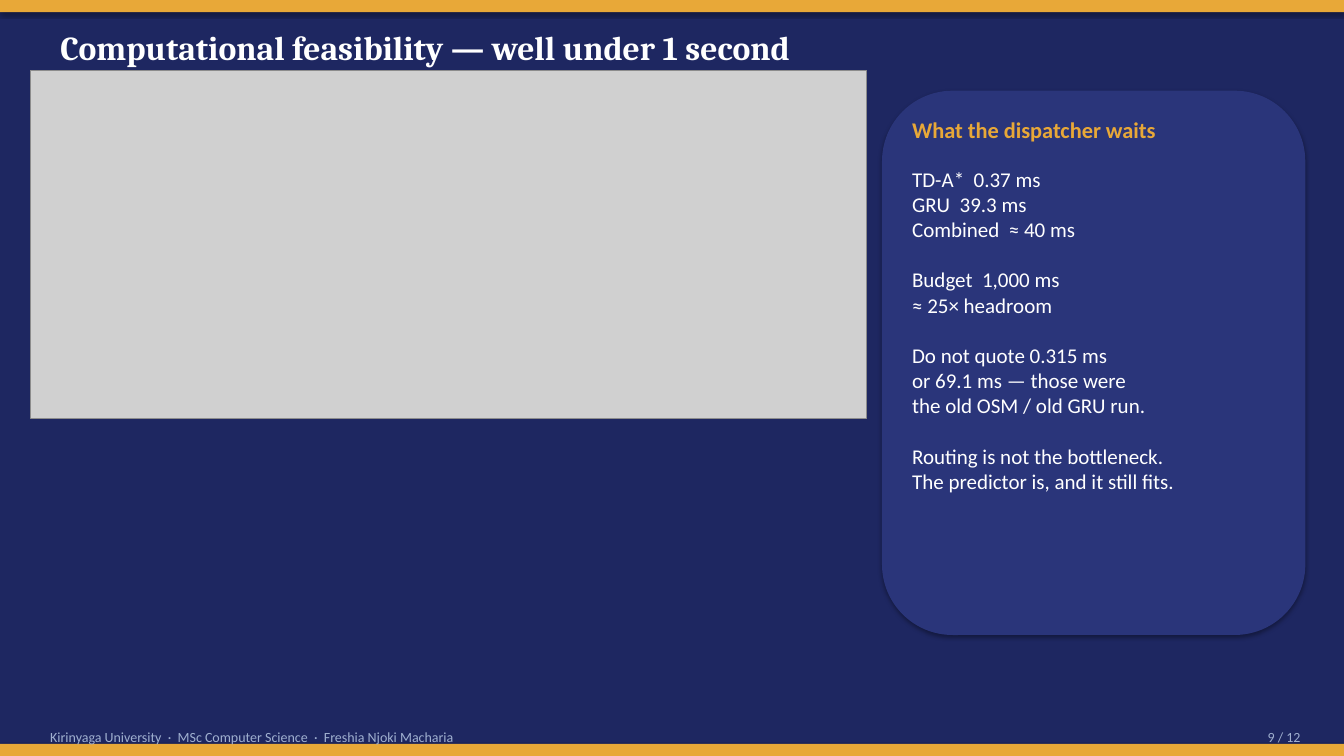
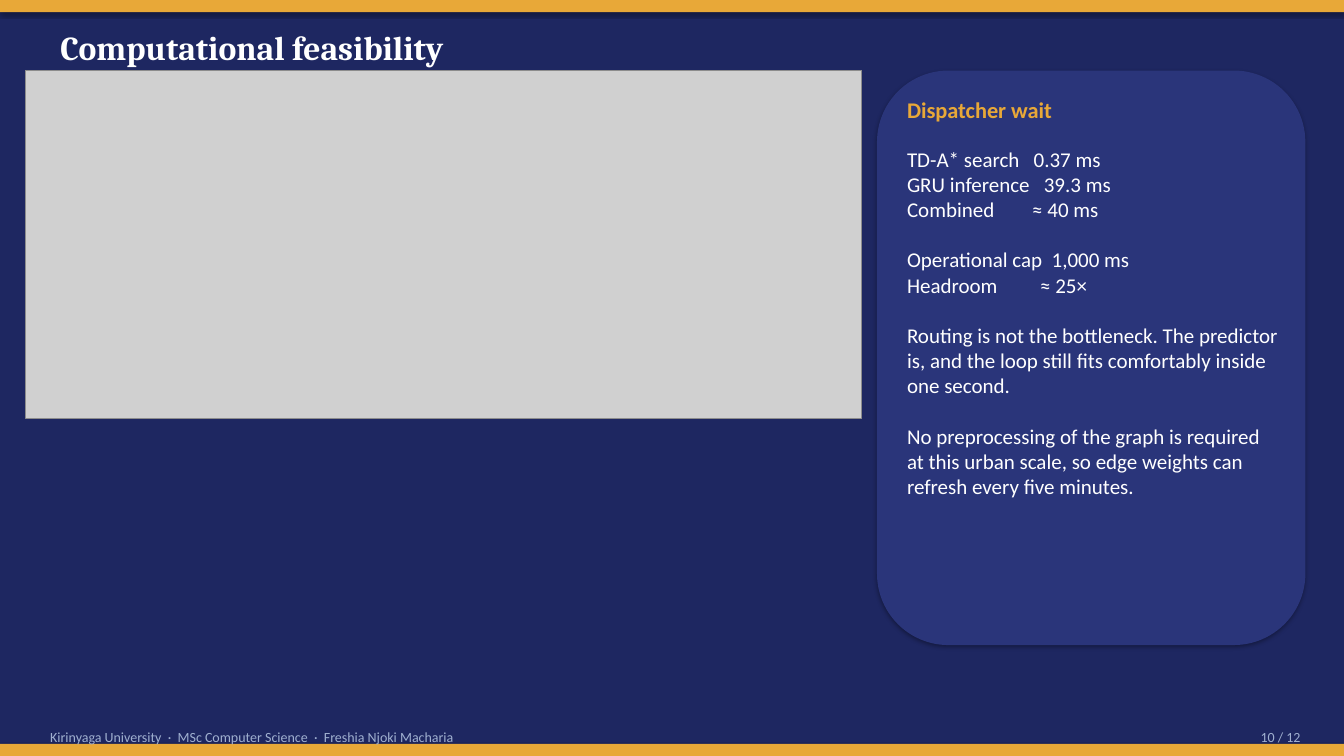
Before and after one commit to Freshia-Njoki/Emergency_Routing, a slide deck: slide 10 of docs/Freshia_Njoki_Obj34_Findings_Presentation.pptx (slide 9 before the commit). Drawn at 1344x756 pixels with LibreOffice and Linux fonts; fonts in the diff are those of the drawing; grey boxes stand for pictures. Boxes give left, top, right and bottom in pixels: in the first picture for what was removed or moved away, otherwise in the second. Text is boxed around its words. In the diff, an @@ line names an element or a change of style, - is before the commit and + after.

```diff
--- a/docs/Freshia_Njoki_Obj34_Findings_Presentation.pptx
+++ b/docs/Freshia_Njoki_Obj34_Findings_Presentation.pptx
@@ text at (x1=60, y1=36, x2=443, y2=68): text changed @@
-Computational feasibility — well under 1 second
+Computational feasibility
@@ picture moved from (x1=30, y1=71, x2=867, y2=418) to (x1=25, y1=71, x2=862, y2=418) @@
@@ rounded rectangle resized from (x1=882, y1=91, x2=1306, y2=635) to (x1=877, y1=71, x2=1306, y2=645) @@
@@ text at (x1=907, y1=102, x2=1052, y2=122): text changed @@
-What the dispatcher waits
+Dispatcher wait
@@ text at (x1=907, y1=152, x2=1277, y2=498): text changed @@
-TD-A* 0.37 ms
-GRU 39.3 ms
-Combined ≈ 40 ms
-Budget 1,000 ms
-≈ 25× headroom
-Do not quote 0.315 ms
-or 69.1 ms — those were
-the old OSM / old GRU run.
-Routing is not the bottleneck.
-The predictor is, and it still fits.
+TD-A* search 0.37 ms
+GRU inference 39.3 ms
+Combined ≈ 40 ms
+Operational cap 1,000 ms
+Headroom ≈ 25×
+Routing is not the bottleneck. The predictor is, and the loop still fits comfortably inside one second.
+No preprocessing of the graph is required at this urban scale, so edge weights can refresh every five minutes.
@@ text at (x1=1261, y1=733, x2=1300, y2=746): text changed @@
-9 / 12
+10 / 12
```
Also in this commit, not shown: 6 other slides changed, 5 slides added, 5 slides removed, 12 other files.
